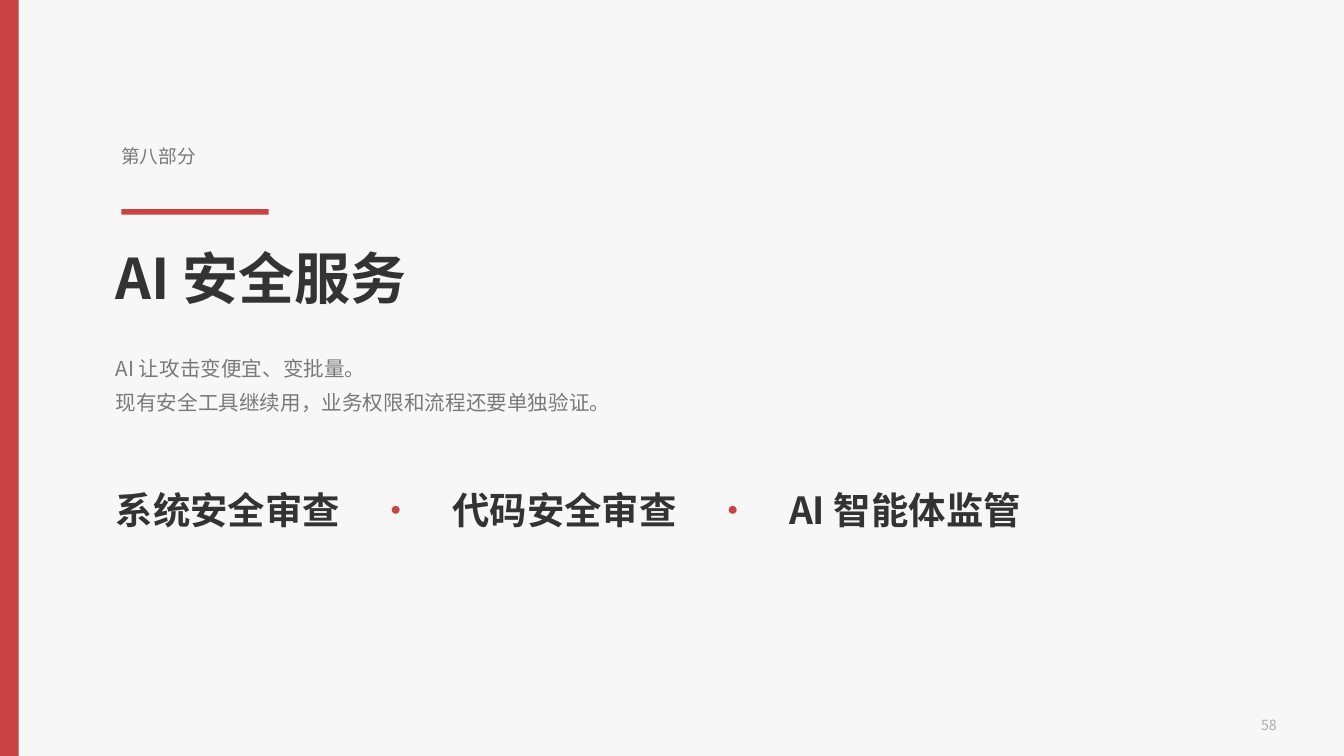
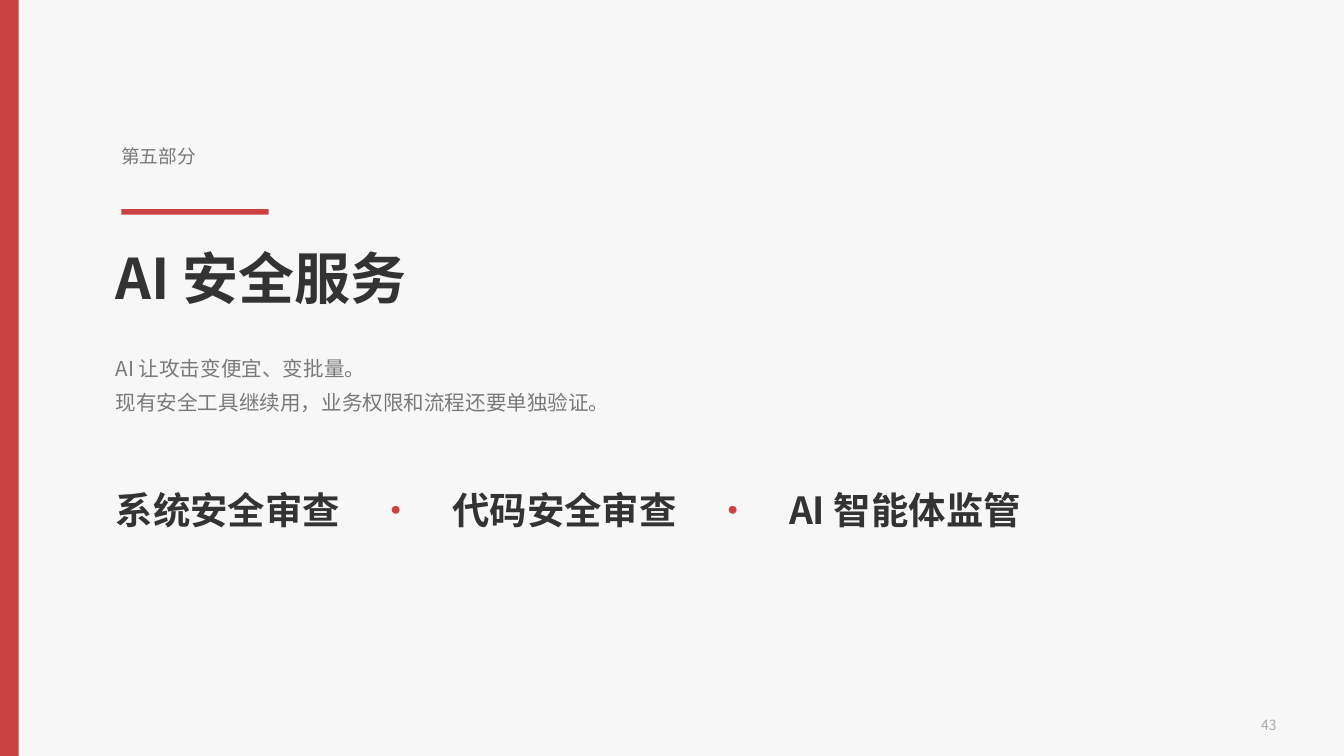
Before and after one commit to hveraus/ssw-business, a slide deck: slide 43 of SSW AI 业务_v2/SSW AI 业务_v3.pptx (slide 58 before the commit). Drawn at 1344x756 pixels with LibreOffice and Linux fonts; fonts in the diff are those of the drawing. Boxes give left, top, right and bottom in pixels: in the first picture for what was removed or moved away, otherwise in the second. Text is boxed around its words. In the diff, an @@ line names an element or a change of style, - is before the commit and + after.

```diff
--- a/SSW AI 业务_v2/SSW AI 业务_v3.pptx
+++ b/SSW AI 业务_v2/SSW AI 业务_v3.pptx
@@ text at [121, 147, 195, 165]: text changed @@
-第八部分
+第五部分
@@ text at [1261, 720, 1277, 730]: text changed @@
-58
+43
```
Also in this commit, not shown: 25 other slides changed, 2 other files.
